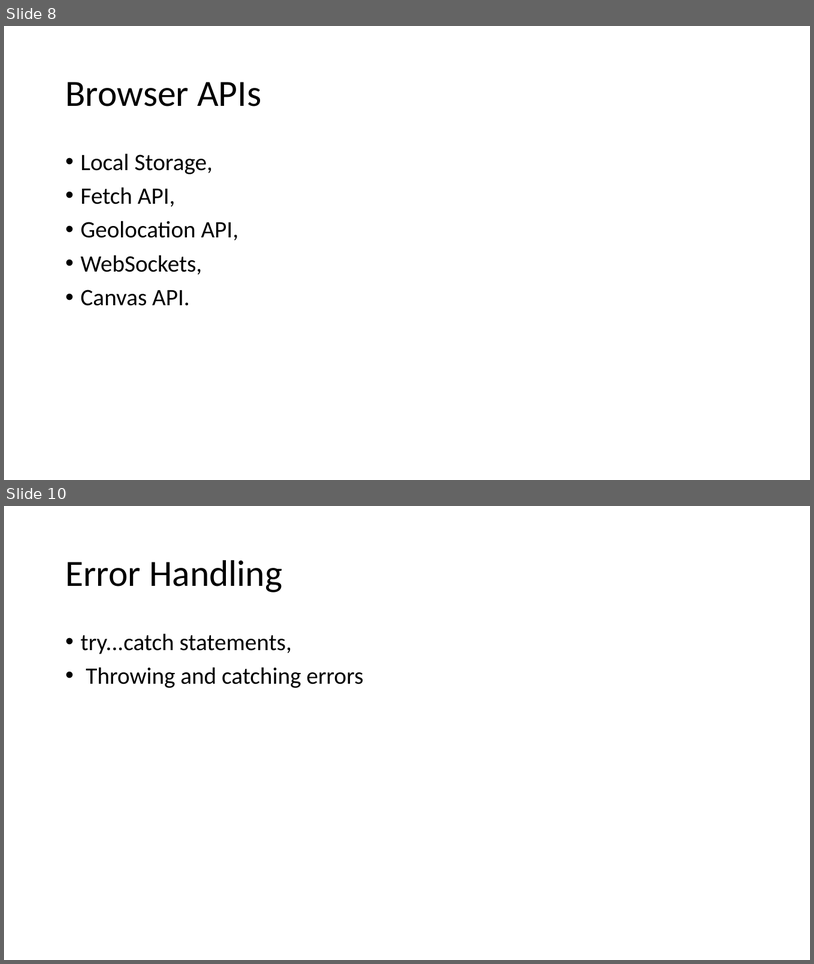
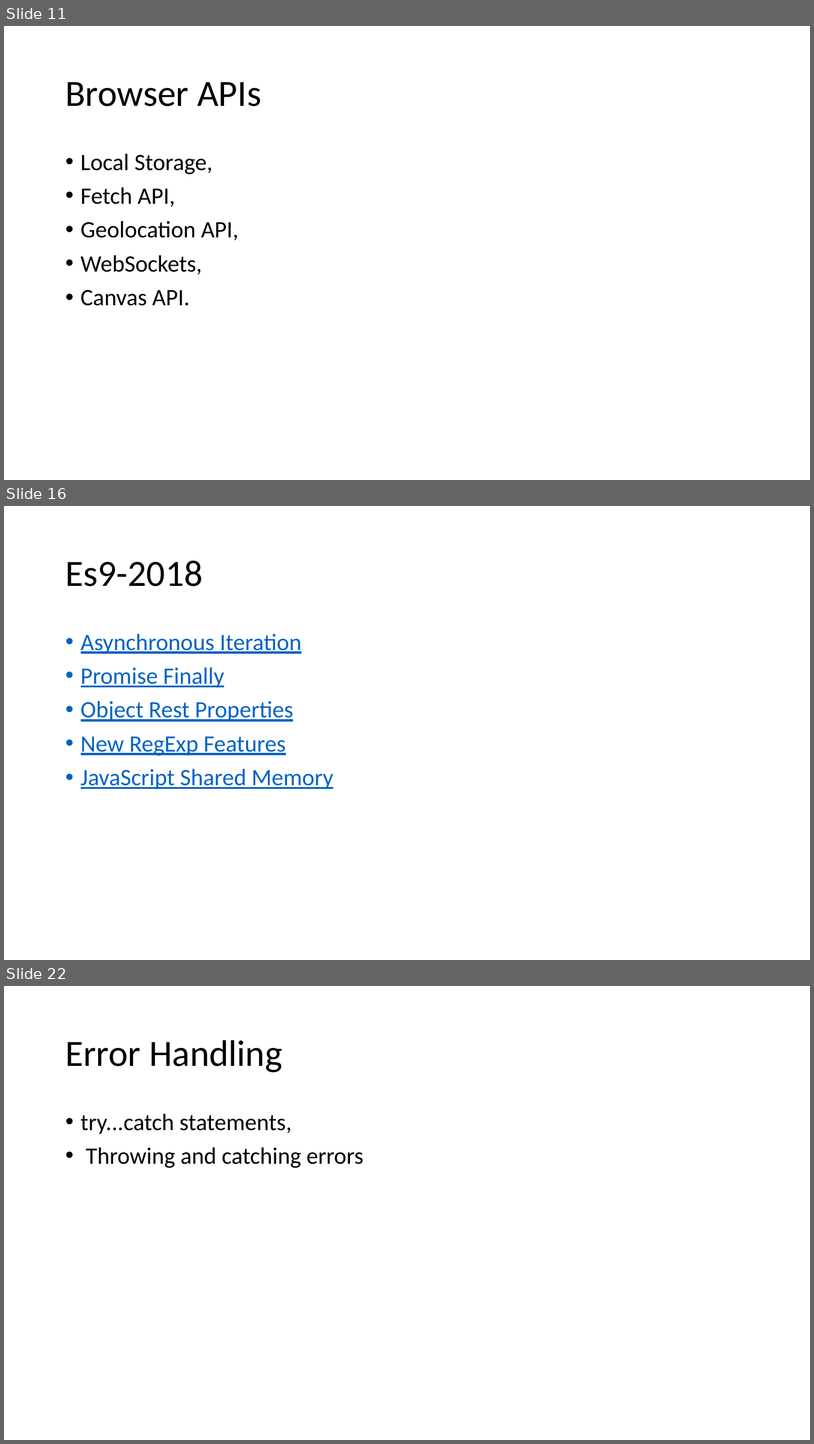
Before and after one commit to babumiya435/Portfolio, a slide deck: usp/Lstructure.pptx. Shown one above the other, each under a label of ours: slides 8 and 10 before the commit, slides 11, 16 and 22 after it; the slides between them are not shown. The pictures are 814x964 and 814x1444 pixels, drawn with LibreOffice and Linux fonts; fonts in the diff are those of the drawing. Boxes give left, top, right and bottom in pixels: in the first picture for what was removed or moved away, otherwise in the second. Text is boxed around its words. In the diff, an @@ line names an element or a change of style, - is before the commit and + after.

```diff
--- a/usp/Lstructure.pptx
+++ b/usp/Lstructure.pptx
@@ slide 16 added at (4,506,810,960), background #FFFFFF @@
@@ title added at (65,561,203,586), 44 pt, text #000000 @@
+Es9-2018
@@ text added at (81,633,333,789), 28 pt, text #0563C1, underline @@
+• Asynchronous Iteration
+• Promise Finally
+• Object Rest Properties
+• New RegExp Features
+• JavaScript Shared Memory
@@ what was slide 8 is now slide 11 @@
@@ what was slide 10 is now slide 22 @@
```
Also in this commit, not shown: 8 slides changed, 11 other slides added.
